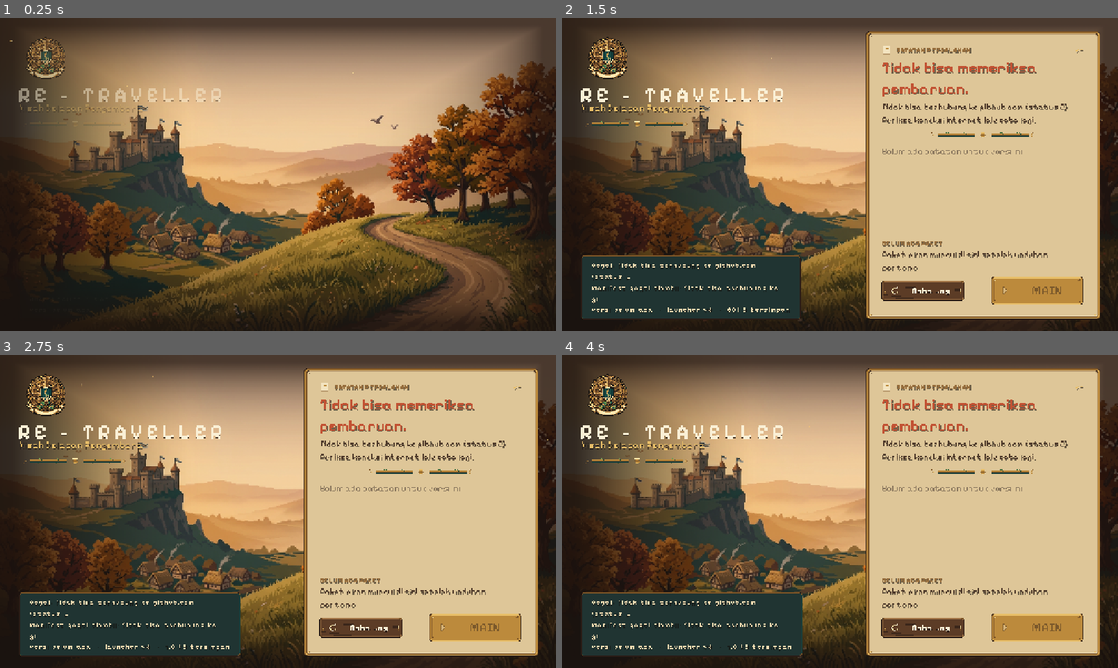
Above: before the commit, frames 1-4 (two rows, left to right).
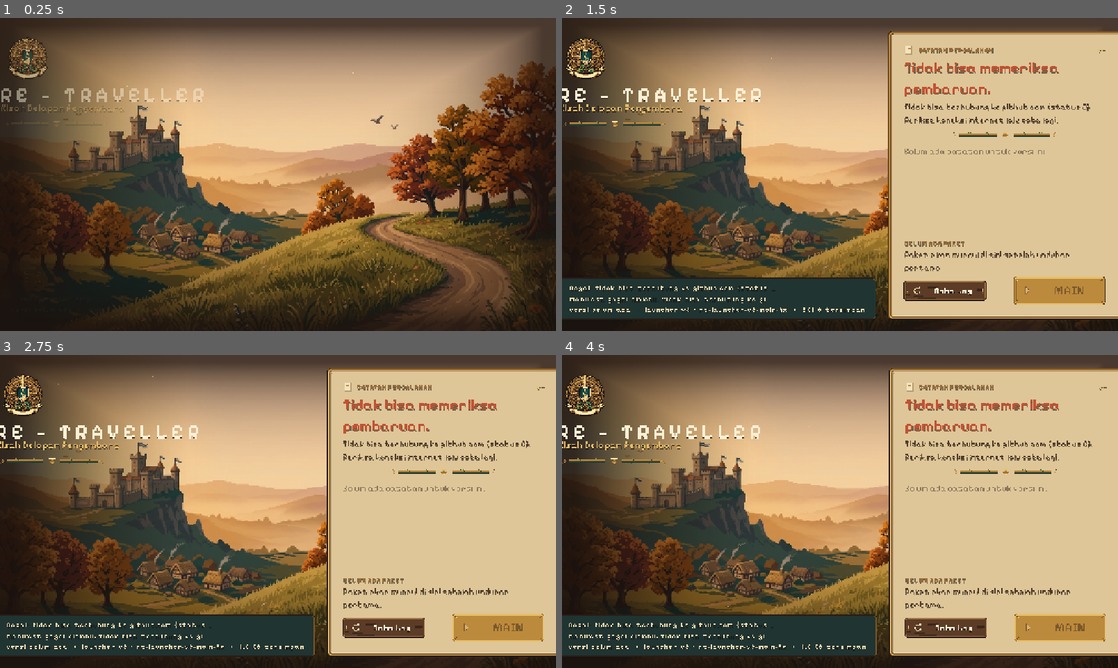
Above: after the commit, the same moments.

Repository: KyokoApp/GodotMe
Game: Godot game, scene res://scenes/Launcher.tscn
Same seed, same stepped clock (60 frames per second), same inputs: the game is played once before the commit and once after it.
Inputs (mouse positions are in pixels of both pictures, inside the frame that each line leads up to):
- Up to frame 1 (0.25 s): no input
- Up to frame 2 (1.5 s): click "Coba Lagi" at 0.5 s; click "Coba Lagi" at 1.25 s
- Up to frame 3 (2.75 s): click "Coba Lagi" at 2 s
- Up to frame 4 (4 s): tap Enter at 2.75 s; move the mouse to (962, 495) at 2.77 s; click (962, 495) at 2.92 s; move the mouse to (728, 527) at 3.52 s; click (728, 527) at 3.67 s

The runs differ from the first frame. In frame 1, 1.7% of the frame differs, in the area x 0-40%, y 6-35%; in frame 2, 18%; in frame 3, 18%, in the area x 0-100%, y 4-96%; in frame 4, 18%.

Commit message:
design(launcher): show build id in the status line and react to the MAIN tap
Tapping MAIN now flips the button to MEMUAT... and logs 'Membuka dunia...',
so a tap can never look unanswered; the state machine restores the label if the
boot fails. The journal/status line carries the build id, which is the value CI
verifies inside the published APK - one glance tells the user which build is
installed.

Co-authored-by: arena-agent <297053741+arena-agent@users.noreply.github.com>

Diff:
--- a/launcher/scripts/Launcher.gd
+++ b/launcher/scripts/Launcher.gd
@@ -184,6 +184,7 @@
 	_detail.text = detail
 	_version_pill.text = ("v" + version) if version != "" else "v—"
 	_play_button.disabled = not can_play
+	_play_button.text = "  MAIN"     # undo the "MEMUAT…" shown on tap
 	if state == Updater.State.DOWNLOADING:
 		_retry_button.disabled = false        # pausing is always allowed
 	else:
@@ -351,7 +352,7 @@
 	var v := Store.active_version()
 	var parts := PackedStringArray()
 	parts.append("versi %s" % (v if v != "" else "belum ada"))
-	parts.append("launcher v%d" % Cfg.LAUNCHER_VERSION)
+	parts.append("launcher v%d · %s" % [Cfg.LAUNCHER_VERSION, Cfg.build_id()])
 	var used := Store.disk_usage()
 	parts.append("%s tersimpan" % Util.human_size(used))
 	_status_line.text = "  •  ".join(parts)
@@ -380,7 +381,11 @@
 # ------------------------------------------------------------------ actions --
 func _on_play_pressed() -> void:
 	_pulse_play_button(false)
-	Log.info("Pemain menekan Main.")
+	Log.info("Pemain menekan Main. Membuka dunia…")
+	# Immediate, visible feedback: a tap must never look like nothing happened,
+	# even if loading the packs takes a moment on a slow phone.
+	_play_button.disabled = true
+	_play_button.text = "  MEMUAT…"
 	Updater.play()
 
 
Not shown, changed: RELEASE_DEMO
Not shown, changed: docs/PHASE1_REPORT.md
Not shown, changed: docs/TEST_PLAN.md
